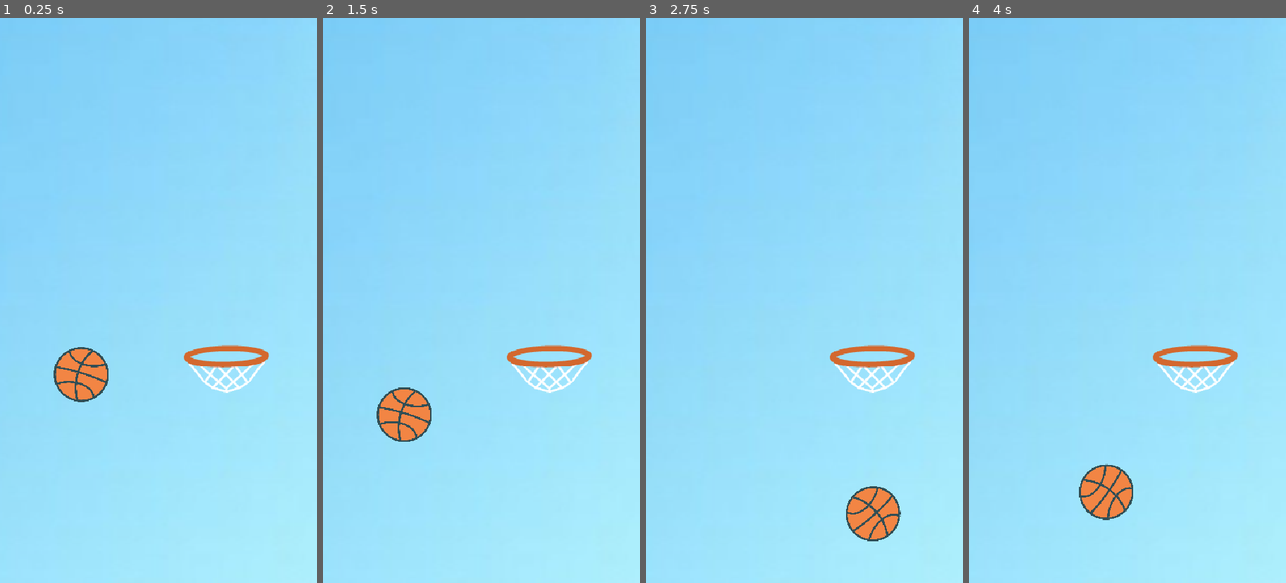
Above: before the commit, frames 1-4 (left to right).
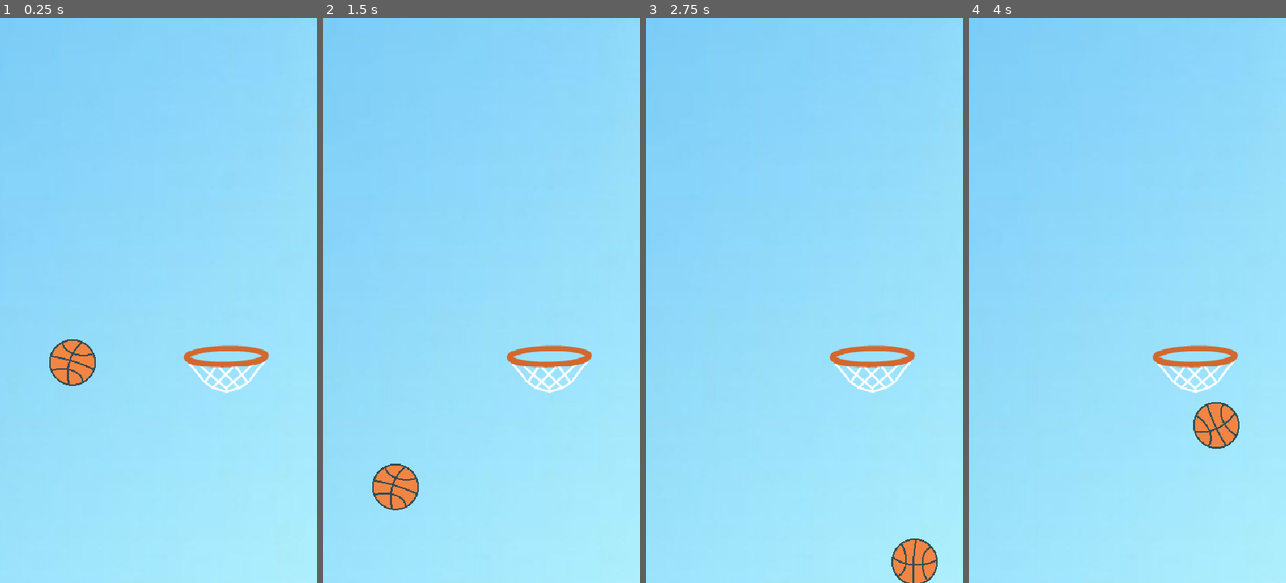
Above: after the commit, the same moments.

Repository: top-it-090304/Mavericks
Game: Godot game, scene res://Scenes/MainScene/main_scene.tscn
The game is run twice, just before and just after one commit, with the same random seed, the same clock (stepped at 60 frames per second) and the same inputs.
Inputs (mouse positions are in pixels of both pictures, inside the frame that each line leads up to):
- Up to frame 1 (0.25 s): no input
- Up to frame 2 (1.5 s): move the mouse to (551, 272) at 0.52 s; click (551, 272) at 0.67 s; drag from (418, 328) to (548, 373) at 1.27 s
- Up to frame 3 (2.75 s): move the mouse to (836, 176) at 2.02 s; click (836, 176) at 2.17 s
- Up to frame 4 (4 s): drag from (1111, 413) to (1032, 215) at 2.77 s; move the mouse to (1222, 385) at 3.52 s; click (1222, 385) at 3.67 s

The runs differ from the first frame. In frame 1, 1.1% of the frame differs, in the area x 15-35%, y 56-68%; in frame 2, 2.3%, in the area x 15-35%, y 65-88%; in frame 3, 2.3%; in frame 4, 2.3%.

Commit message:
little changes

Diff:
--- a/dunkelite/Scenes/Ball_scene/Ball.tscn
+++ b/dunkelite/Scenes/Ball_scene/Ball.tscn
@@ -5,27 +5,27 @@
 
 [sub_resource type="PhysicsMaterial" id="PhysicsMaterial_mp55m"]
 friction = 0.25
-bounce = 0.72
+bounce = 0.7
 
 [sub_resource type="CircleShape2D" id="CircleShape2D_bbdtc"]
-radius = 47.0106
+radius = 39.0
 
 [node name="Ball" type="Node2D"]
 
 [node name="Ball" type="RigidBody2D" parent="."]
 physics_material_override = SubResource("PhysicsMaterial_mp55m")
 continuous_cd = 1
-linear_damp = 0.2
+linear_damp = 1.0
 angular_damp = 2.5
 script = ExtResource("1_bbdtc")
 
 [node name="ball_sprite" type="Sprite2D" parent="Ball"]
-position = Vector2(138, 718)
-scale = Vector2(0.183594, 0.181641)
+position = Vector2(130, 706)
+scale = Vector2(0.15625, 0.154588)
 texture = ExtResource("1_1lss7")
 centered = false
 
 [node name="CollisionShape2D" type="CollisionShape2D" parent="Ball"]
 light_mask = 2
-position = Vector2(185, 765)
+position = Vector2(170, 746)
 shape = SubResource("CircleShape2D_bbdtc")
--- a/dunkelite/Scenes/Ball_scene/ball.gd
+++ b/dunkelite/Scenes/Ball_scene/ball.gd
@@ -9,6 +9,7 @@
 @export var max_force: float = 1150.0
 @export var max_speed: float = 1350.0
 @export var min_drag_distance: float = 20.0
+
 
 func _input(event: InputEvent) -> void:
 	if event is InputEventScreenTouch:
--- a/dunkelite/Scenes/MainScene/main_scene.tscn
+++ b/dunkelite/Scenes/MainScene/main_scene.tscn
@@ -6,21 +6,21 @@
 
 [sub_resource type="PhysicsMaterial" id="PhysicsMaterial_vgqhn"]
 friction = 0.3
-bounce = 0.7
+bounce = 0.45
 
 [sub_resource type="RectangleShape2D" id="RectangleShape2D_cl5dl"]
 size = Vector2(20, 1000)
 
 [sub_resource type="PhysicsMaterial" id="PhysicsMaterial_cl5dl"]
 friction = 0.3
-bounce = 0.7
+bounce = 0.45
 
 [sub_resource type="RectangleShape2D" id="RectangleShape2D_8i8k4"]
 size = Vector2(20, 1000)
 
 [sub_resource type="PhysicsMaterial" id="PhysicsMaterial_8i8k4"]
 friction = 0.3
-bounce = 0.7
+bounce = 0.45
 
 [sub_resource type="RectangleShape2D" id="RectangleShape2D_45hee"]
 size = Vector2(580, 20)
